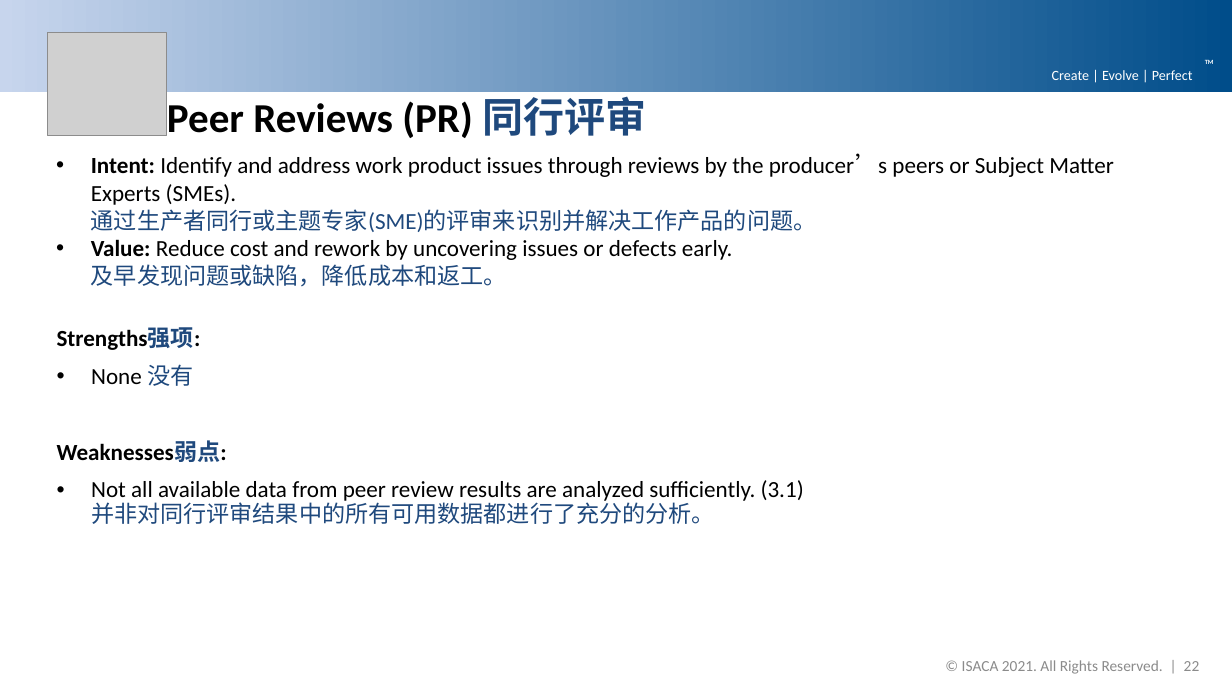
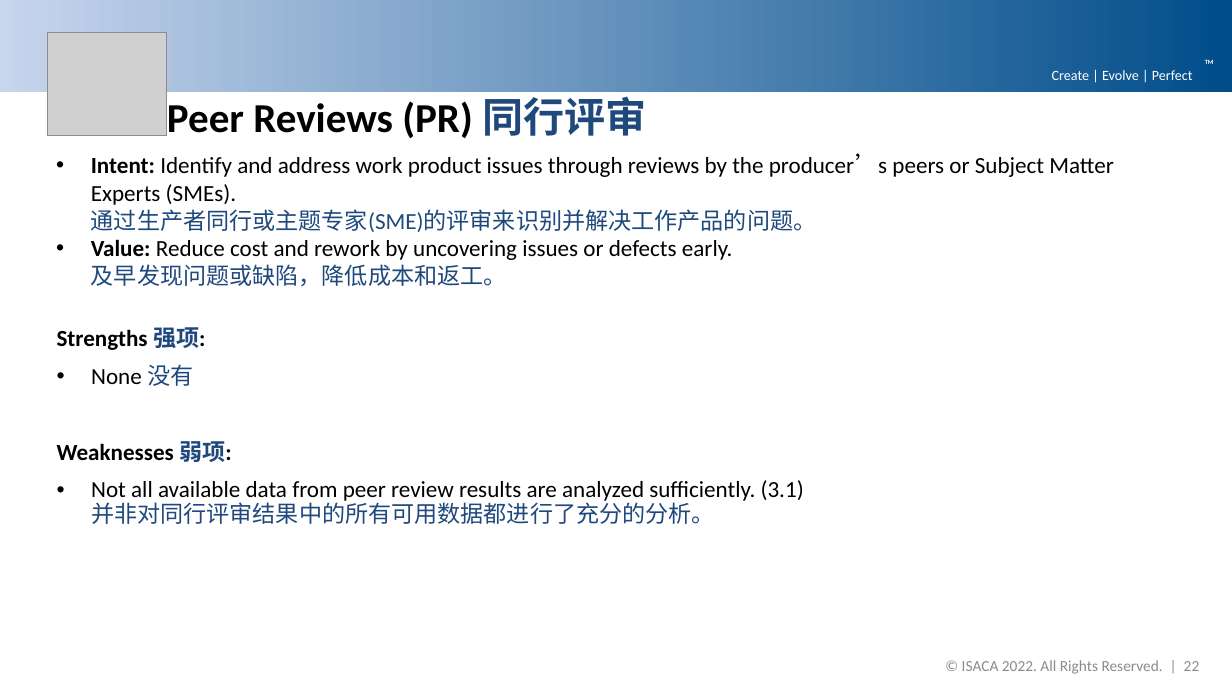
Before and after one commit to DemixTech/CMMITools, a slide deck: slide 22 of 2021-04-12to04-16 (A5) C53517 SoftMARS/21_10v01_MarsBaseAlpha_PreliminaryFindings.pptx. Drawn at 1232x693 pixels with LibreOffice and Linux fonts; fonts in the diff are those of the drawing; grey boxes stand for pictures; background and template pictures are left out. Boxes give left, top, right and bottom in pixels: in the first picture for what was removed or moved away, otherwise in the second. Text is boxed around its words. In the diff, an @@ line names an element or a change of style, - is before the commit and + after.

Commit message:
Demix Process Improvements #10
Update list (All presentation, and Plans)
1) pptxCover B26 changed CMMI Institute to ISACA, B30 changed SCAMPI to CMMI® Benchmark.
2) Updated Slide master to ISACA 2022.
3) Changed CN colour to #1F497D.
4) Added CN to Performance report, Ratings, and Team signature page.
5) Updated flags with India (Alphabetically)
6) Updated CMMI Dev logo
7) Changed "Chinese name" to "Indigenous name" and updated pptx. links.
8) Changed CN 'weakness "弱点" to "弱项".
9) Added and optional Agenda slide at the back for those who wants to use it.

```diff
--- a/2021-04-12to04-16 (A5) C53517 SoftMARS/21_10v01_MarsBaseAlpha_PreliminaryFindings.pptx
+++ b/2021-04-12to04-16 (A5) C53517 SoftMARS/21_10v01_MarsBaseAlpha_PreliminaryFindings.pptx
@@ text at (57, 327, 206, 350): spaces changed @@
-Strengths强项:
+Strengths 强项:
@@ text at (57, 441, 232, 462): text changed @@
-Weaknesses弱点:
+Weaknesses 弱项:
@@ text at (962, 660, 1200, 674): text changed @@
-© ISACA 2021. All Rights Reserved. | 22
+© ISACA 2022. All Rights Reserved. | 22
```
Also in this commit, not shown: 24 other slides changed, 12 other files.
